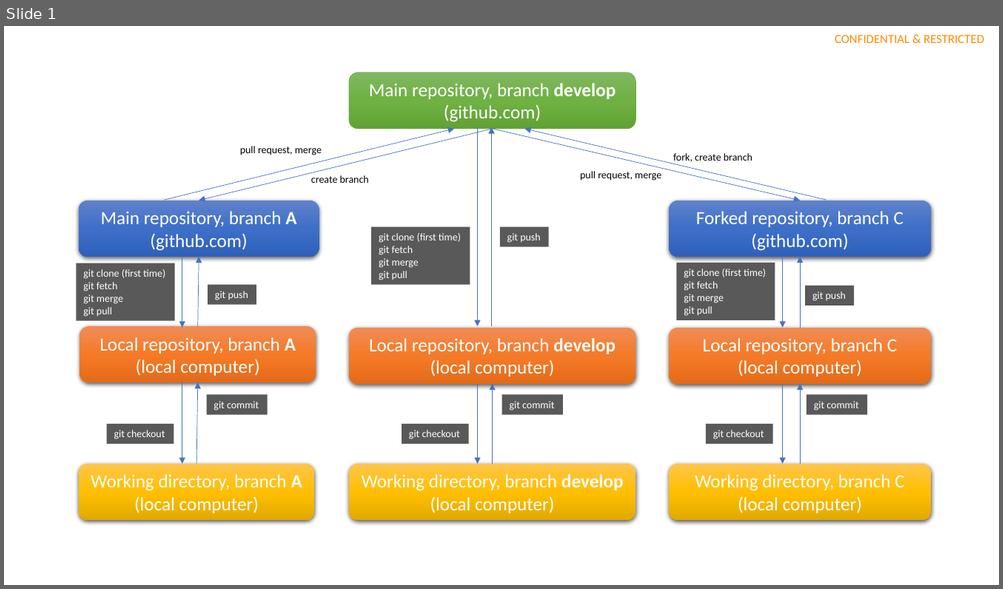
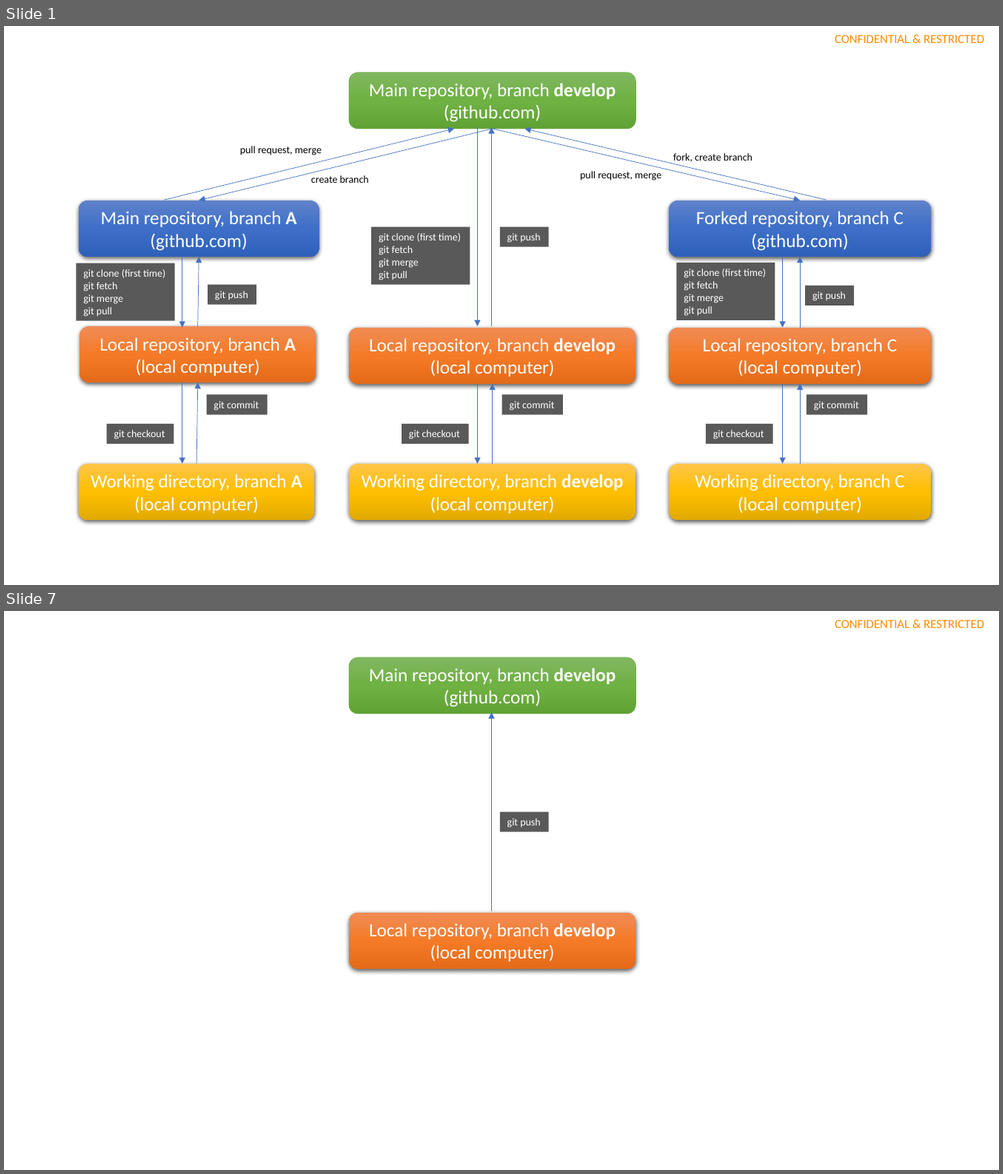
Before and after one commit to inf301trainer/Training, a slide deck: assets/courses/INF301-EngineeringToolsInSoftwareDevelopment/Module2-Git/assets/slides/Slide.pptx. Shown one above the other, each under a label of ours: slide 1 before the commit, slides 1 and 7 after it; the slides between them are not shown. The pictures are 1003x589 and 1003x1174 pixels, drawn with LibreOffice and Linux fonts; fonts in the diff are those of the drawing. Boxes give left, top, right and bottom in pixels: in the first picture for what was removed or moved away, otherwise in the second. Text is boxed around its words. In the diff, an @@ line names an element or a change of style, - is before the commit and + after.

```diff
--- a/assets/courses/INF301-EngineeringToolsInSoftwareDevelopment/Module2-Git/assets/slides/Slide.pptx
+++ b/assets/courses/INF301-EngineeringToolsInSoftwareDevelopment/Module2-Git/assets/slides/Slide.pptx
@@ slide 7 added at (4,611,999,1170), background #FFFFFF; not listed: 1 template element that a slide beside it also shows @@
@@ rounded rectangle added at (349,658,635,714), fill gradient #81B861 to #6FB242 to #62A336, outline #70AD47 0.5 pt, 18 pt, text #FFFFFF @@
+Main repository, branch develop
+(github.com)
@@ arrow added from (491, 911) to (491, 712), #4472C4 0.5 pt @@
@@ rectangle added at (500,812,549,832), fill #595959, 10 pt, text #FFFFFF @@
+git push
@@ rounded rectangle added at (349,912,635,969), fill gradient #F18C57 to #F67B28 to #E56C19, 18 pt, text #FFFFFF @@
+Local repository, branch develop
+(local computer)
```
Also in this commit, not shown: 6 other slides added, 1 other file.
